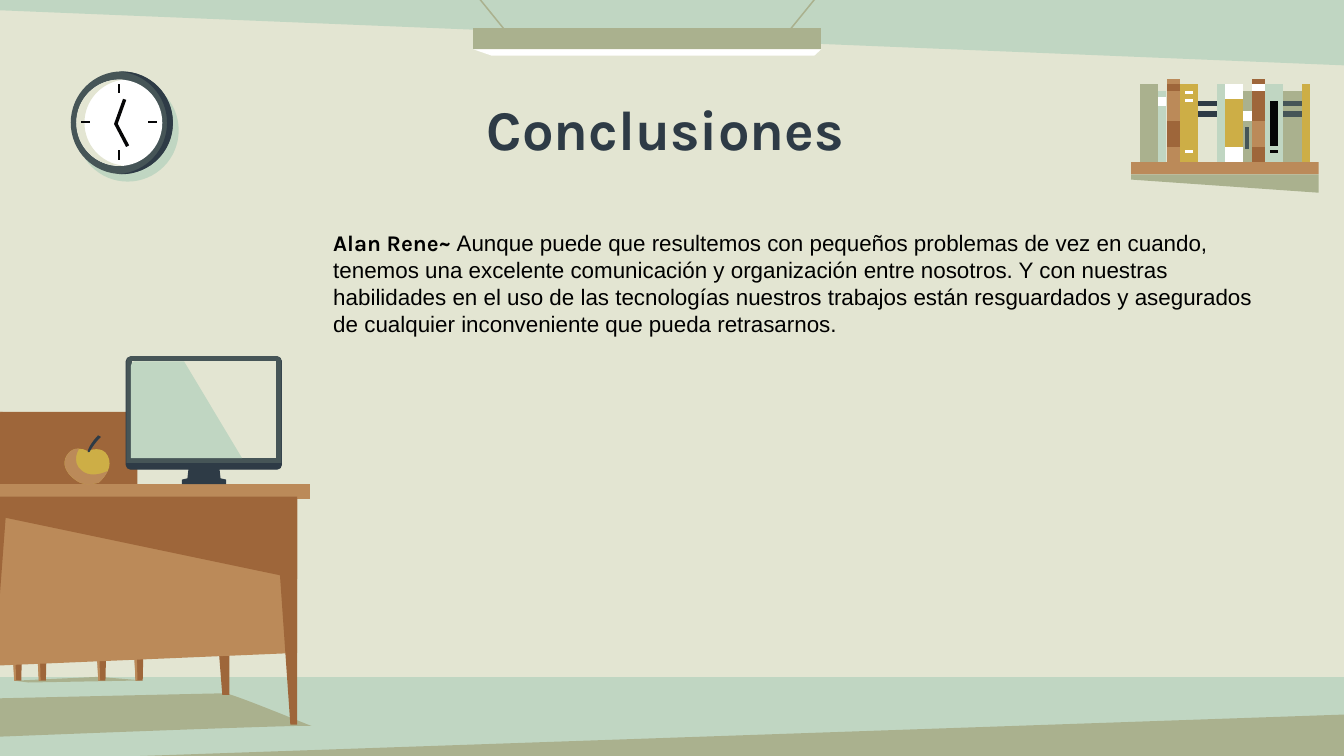
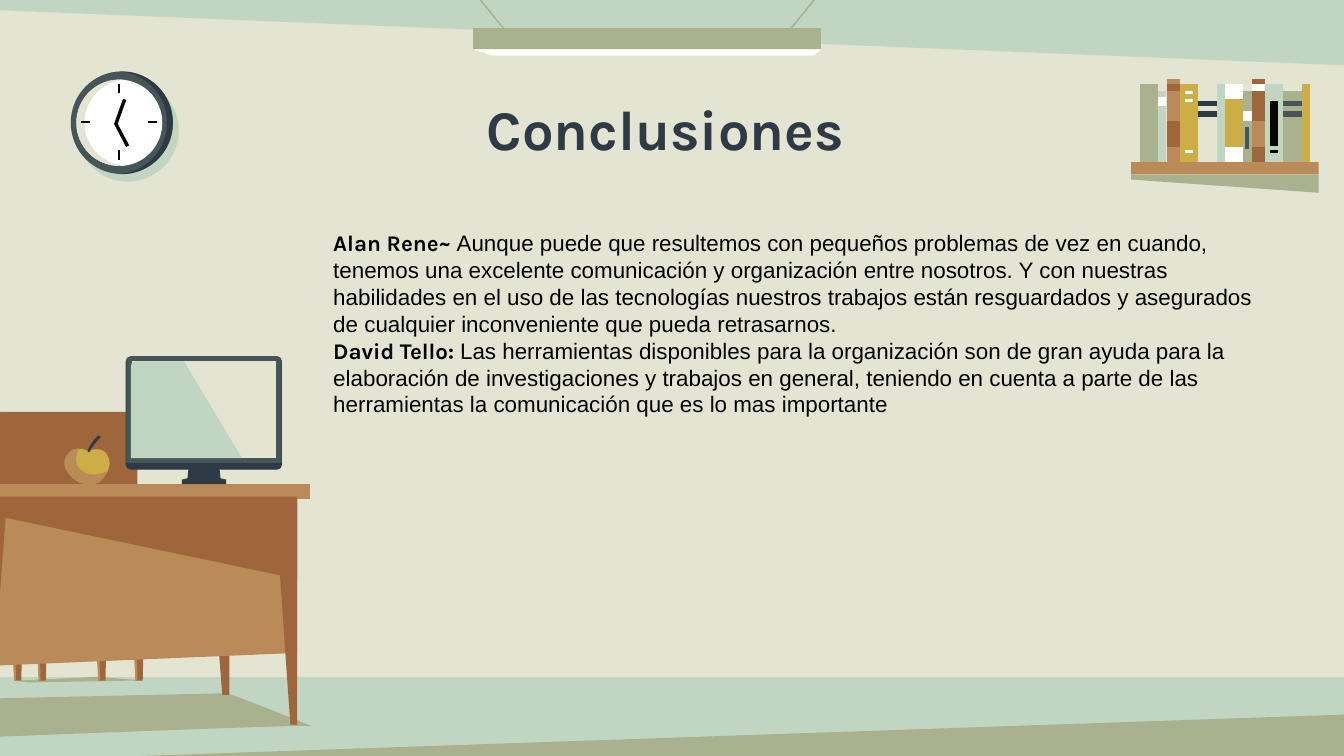
Before and after one commit to DavTello/Seminario-de-inestiigacion, a slide deck: slide 13 of Tareas y presentaciones/Tarea1.pptx. Drawn at 1344x756 pixels with LibreOffice and Linux fonts; fonts in the diff are those of the drawing. Boxes give left, top, right and bottom in pixels: in the first picture for what was removed or moved away, otherwise in the second. Text is boxed around its words. In the diff, an @@ line names an element or a change of style, - is before the commit and + after.

Commit message:
Adición del presentación con la información de tello y creación del pdf, se entrega el trabajo al correo mencionado

```diff
--- a/Tareas y presentaciones/Tarea1.pptx
+++ b/Tareas y presentaciones/Tarea1.pptx
@@ text at (333,342,1224,417): paragraph added @@
+David Tello: Las herramientas disponibles para la organización son de gran ayuda para la elaboración de investigaciones y trabajos en general, teniendo en cuenta a parte de las herramientas la comunicación que es lo mas importante
```
Also in this commit, not shown: 1 other slide changed, 1 other file.
